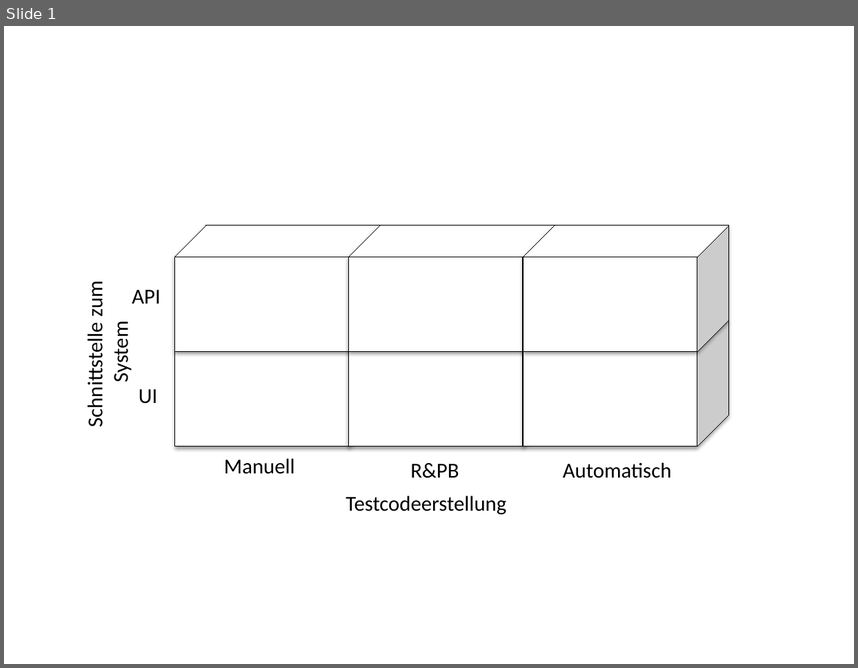
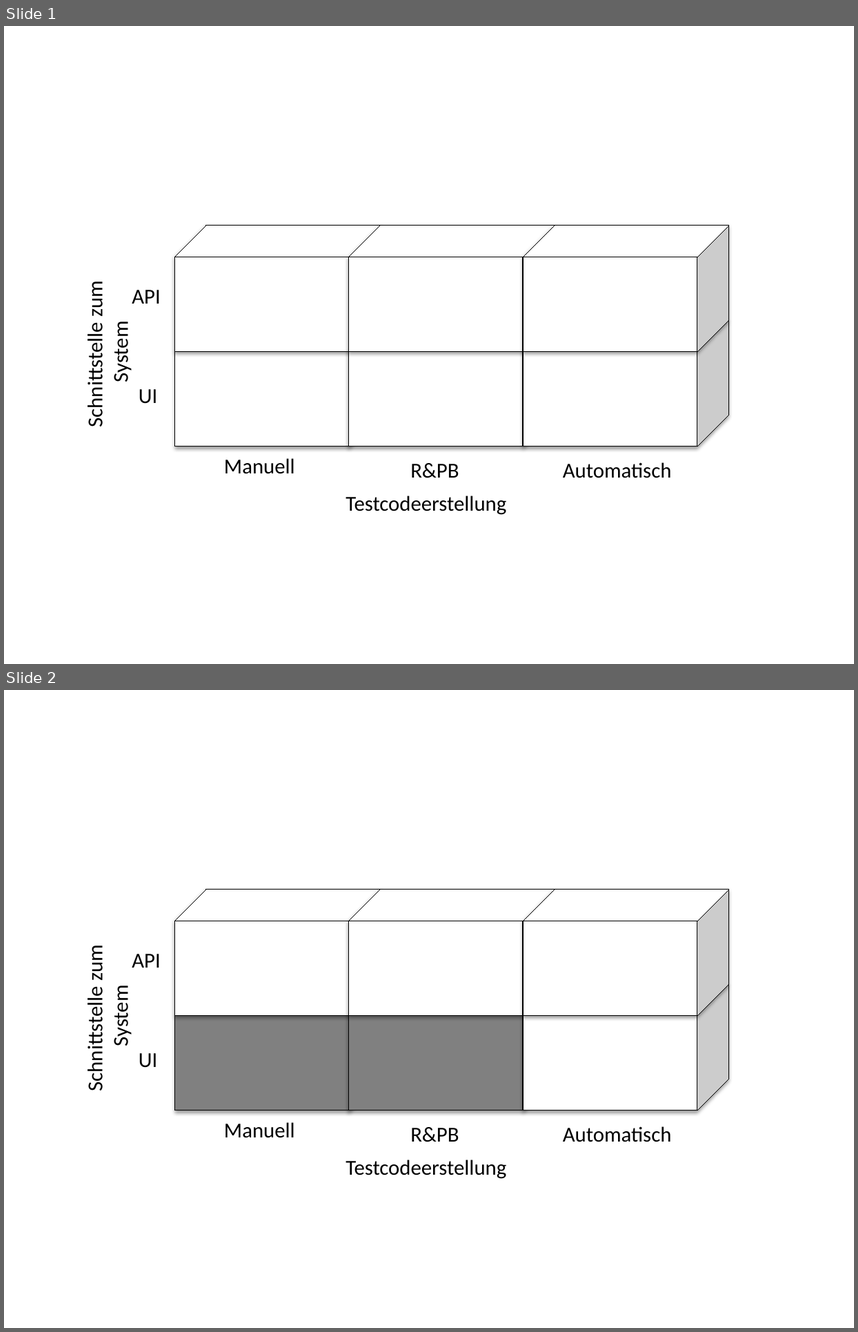
Before and after one commit to uhafner/SeleniPo, a slide deck: Masterarbeit/bildsrc/cube.pptx. Shown one above the other, each under a label of ours: slide 1 before the commit, slides 1 and 2 after it. The pictures are 858x668 and 858x1332 pixels, drawn with LibreOffice and Linux fonts; fonts in the diff are those of the drawing. Boxes give left, top, right and bottom in pixels: in the first picture for what was removed or moved away, otherwise in the second. Text is boxed around its words. In the diff, an @@ line names an element or a change of style, - is before the commit and + after.

```diff
--- a/Masterarbeit/bildsrc/cube.pptx
+++ b/Masterarbeit/bildsrc/cube.pptx
@@ slide 2 added at <box>4,690,854,1328</box>, background #FFFFFF @@
@@ cube added at <box>175,889,381,1015</box>, fill #FFFFFF, outline #000000 0 pt @@
@@ text added at <box>245,894,296,920</box>, 18 pt, text #000000 @@
+Systm
@@ cube added at <box>348,889,554,1015</box>, fill #FFFFFF, outline #000000 0 pt @@
@@ cube added at <box>523,889,728,1015</box>, fill #FFFFFF, outline #000000 0 pt @@
@@ text added at <box>82,948,134,1088</box>, 18 pt, text #000000 @@
+Schnittstelle zum
+System
@@ text added at <box>132,954,160,967</box>, 18 pt, text #000000 @@
+API
@@ cube added at <box>175,984,381,1110</box>, fill #808080, outline #000000 0 pt @@
@@ cube added at <box>348,984,554,1110</box>, fill #808080, outline #000000 0 pt @@
@@ cube added at <box>523,984,728,1110</box>, fill #FFFFFF, outline #000000 0 pt @@
@@ text added at <box>139,1053,157,1067</box>, 18 pt, text #000000 @@
+UI
@@ text added at <box>224,1122,295,1138</box>, 18 pt, text #000000 @@
+Manuell
@@ text added at <box>410,1127,459,1142</box>, 18 pt, text #000000 @@
+R&PB
@@ text added at <box>563,1126,672,1142</box>, 18 pt, text #000000 @@
+Automatisch
@@ text added at <box>346,1159,506,1179</box>, 18 pt, text #000000 @@
+Testcodeerstellung
```
Also in this commit, not shown: 11 other files.
